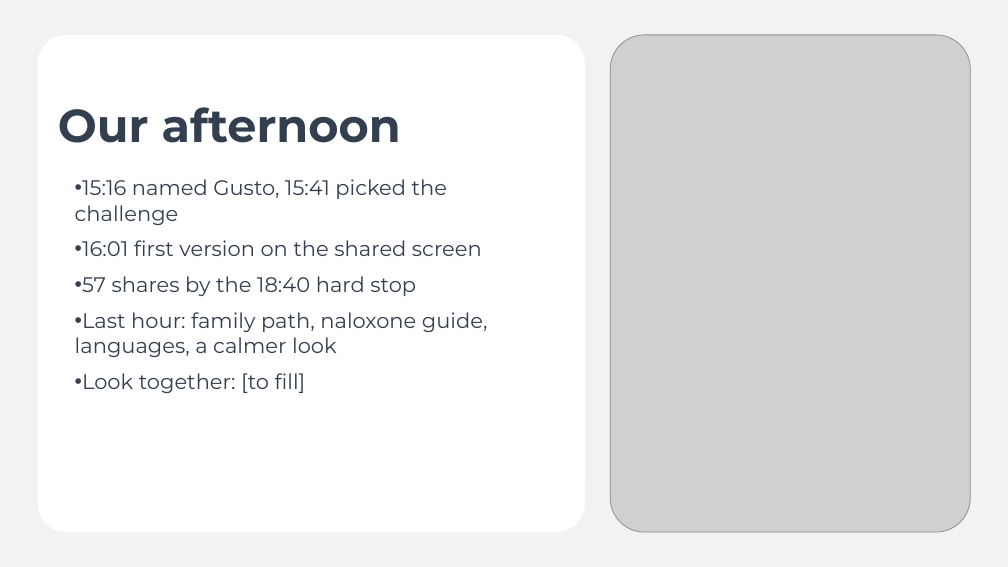
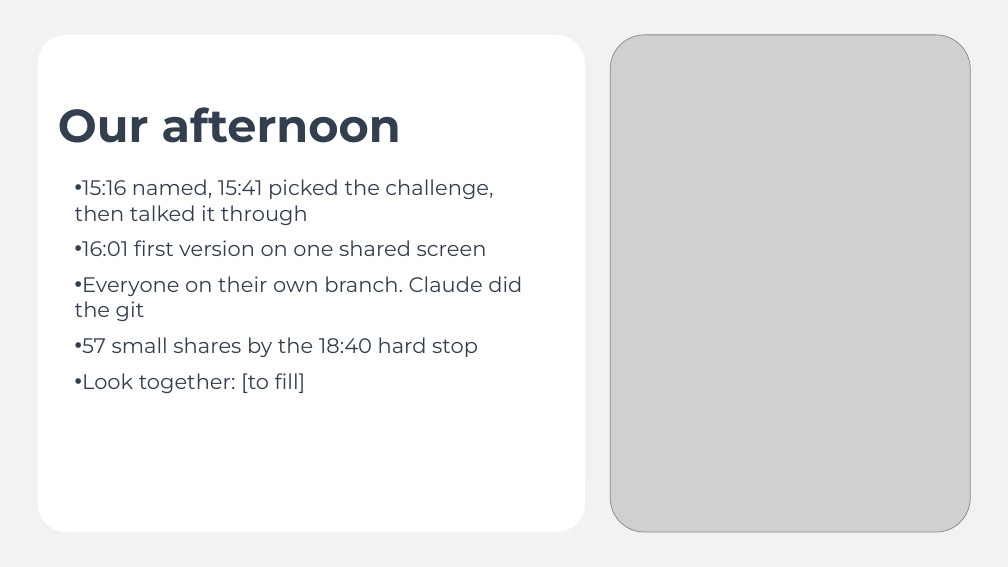
Before and after one commit to Mercator-Innovation/Innovation-Hackathon-Squad-G, a slide deck: slide 5 of show-and-tell/Gusto showcase deck.pptx. Drawn at 1008x567 pixels with LibreOffice and Linux fonts; fonts in the diff are those of the drawing; grey boxes stand for pictures. Boxes give left, top, right and bottom in pixels: in the first picture for what was removed or moved away, otherwise in the second. Text is boxed around its words. In the diff, an @@ line names an element or a change of style, - is before the commit and + after.

```diff
--- a/show-and-tell/Gusto showcase deck.pptx
+++ b/show-and-tell/Gusto showcase deck.pptx
@@ text at <box>75,179,522,357</box>: text changed @@
-• 15:16 named Gusto, 15:41 picked the challenge
-• 16:01 first version on the shared screen
-• 57 shares by the 18:40 hard stop
-• Last hour: family path, naloxone guide, languages, a calmer look
+• 15:16 named, 15:41 picked the challenge, then talked it through
+• 16:01 first version on one shared screen
+• Everyone on their own branch. Claude did the git
+• 57 small shares by the 18:40 hard stop
```
Also in this commit, not shown: 2 other slides changed, 1 slide added, 2 other files.
